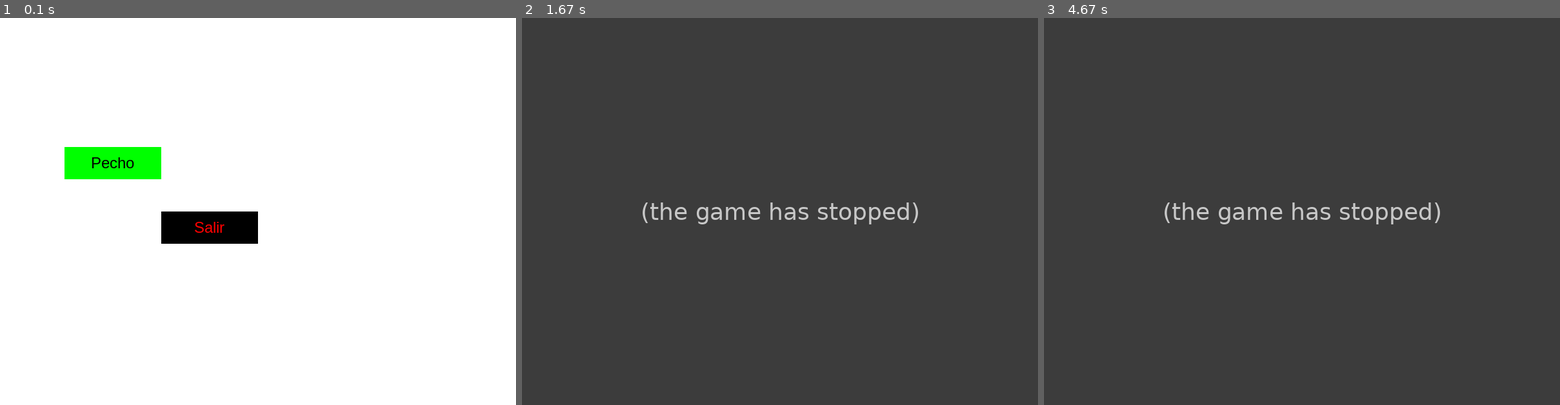
Above: before the commit, frames 1-3 (left to right).
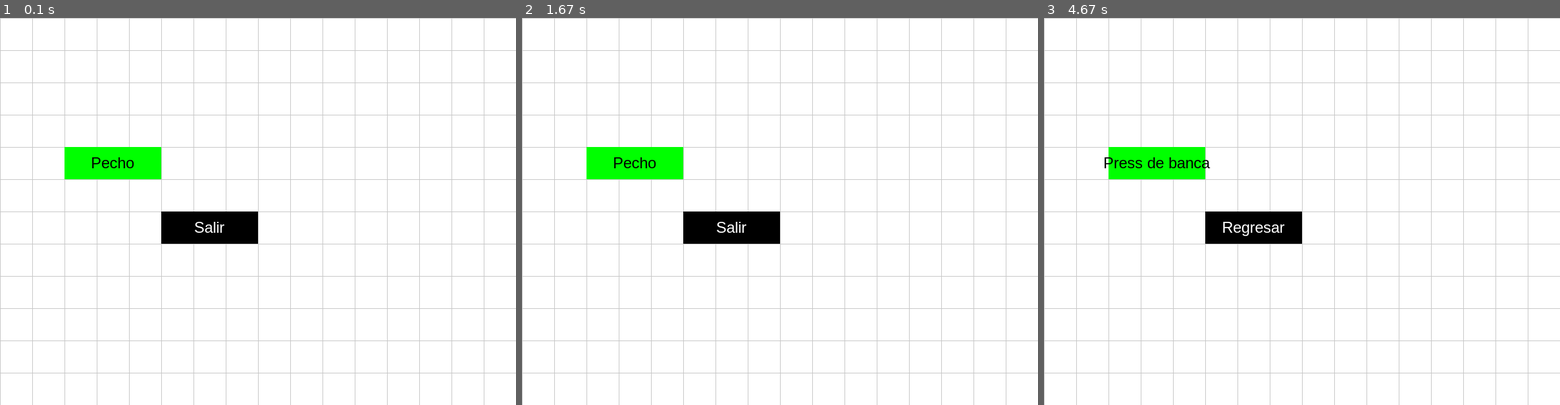
Above: after the commit, the same moments.

Repository: fetex/APP-WORKOUT---PYGAME
Game: pygame game, started from main.py
Same seed, same stepped clock (60 frames per second), same inputs: the game is played once before the commit and once after it.
Inputs (mouse positions are in pixels of both pictures, inside the frame that each line leads up to):
- Up to frame 1 (0.1 s): no input
- Up to frame 2 (1.67 s): click (780, 211) at 0.38 s; click "Pecho" at 0.72 s; click "Regresar" at 1.05 s
- Up to frame 3 (4.67 s): click "Pecho" at 1.88 s; click "Regresar" at 2.72 s; click (1136, 161) at 4.55 s

The runs differ from the first frame. In frame 1, 3.9% of the frame differs, in the area x 0-100%, y 0-100%; in frame 2, 100%; in frame 3, 100%.
Before the commit the program exited at 0.4 s; later frames show no game.

Commit message:
add grid and change of view

Diff:
--- a/main.py
+++ b/main.py
@@ -14,10 +14,14 @@
 GREEN = (0, 255, 0)
 GREEN_BLACK = (0, 200, 0)
 RED = (255, 0, 0)
+GRAY = (200, 200, 200)
+
 
 #Size window
 WIDTH = 800
 HEIGHT = 600
+
+SIZE_CELL = 50
 
 # Crear ventana
 window = pygame.display.set_mode((WIDTH, HEIGHT))
@@ -27,46 +31,85 @@
 fuente_titulo = pygame.font.SysFont('Arial', 36)
 fuente_texto = pygame.font.SysFont('Arial', 24)
 
+
+
 # Funcion para crear boton
 def draw_button(x, y, width, height, color, text, text_color):
     pygame.draw.rect(window, color, (x, y, width, height))
     text_button = fuente_texto.render(text, True, text_color)
     window.blit(text_button, (x + (width - text_button.get_width()) // 2, y + (height - text_button.get_height()) // 2)) ## Centro el texto en el boton
 
+
+def draw_grid():
+    # lINEAS HORIZONTALES
+    for y in range (0, HEIGHT, SIZE_CELL):
+        pygame.draw.line(window, GRAY, (0, y), (WIDTH, y))
+
+    # LINEAS VERTICALES
+    for x in range (0, WIDTH, SIZE_CELL):
+        pygame.draw.line(window, GRAY, (x, 0), (x, HEIGHT))
+# Funcion para mostrar menu
+
+def show_menu():
+    window.fill(WHITE)
+    draw_grid()
+    draw_button(100, 200, 150, 50, GREEN, 'Pecho', BLACK)
+    draw_button(250, 300, 150, 50, BLACK, 'Salir', WHITE)
+    pygame.display.update()
+
+
+# Vista pecho
+def show_chest():
+    window.fill(WHITE)
+    draw_grid()
+    draw_button(100, 200, 150, 50, GREEN, 'Press de banca', BLACK)
+    draw_button(250, 300, 150, 50, BLACK, 'Regresar', WHITE)
+    pygame.display.update()
+
+
 # Bucle principal de la aplicación
-
+view = 'menu'
 running = True
 while running:
-    window.fill(WHITE)
+
+
+
+    #Definir vista
+    if view == 'menu':
+        show_menu()
+    elif view == 'chest':
+        show_chest()
 
     #Obtener posicion mouse
     mouse_pos = pygame.mouse.get_pos()
 
+    # print(mouse_pos)
+    # print(view)
+
     #Efecto hover boton
-    if 100 <= mouse_pos[0] <= 250 and 100 <= mouse_pos[1] <= 250:
+    if 100 <= mouse_pos[0] <= 250 and 200 <= mouse_pos[1] <= 250:
         color_buttom = GREEN_BLACK
     else:
         color_buttom = GREEN
-
-    #Dibujar botones
-    draw_button(100, 200, 150, 50, color_buttom, 'Pecho', BLACK) #Boton pecho
-    draw_button(250, 300, 150, 50, BLACK, 'Salir', RED) #Boton salir
 
     #Obtener eventos
     for event in pygame.event.get():
         if event.type == pygame.QUIT:
             running = False
 
-        # Detectar click en boton rutina pecho
+        # Detectar click en boton
         if event.type == pygame.MOUSEBUTTONDOWN:
-            if 100 <= mouse_pos[0] <= 250 and 200 <= mouse_pos[1] <= 250:
-                print('Click en boton pecho')
 
-            if 250 <= mouse_pos[0] <= 400 and 300 <= mouse_pos[1] <= 350:
-                running = False
+          if view == 'menu':
+              if 100 <= mouse_pos[0] <= 250 and 200 <= mouse_pos[1] <= 250:
+                  view = 'chest'
+              elif 250 <= mouse_pos[0] <= 250 and 300 <= mouse_pos[1] <= 350:
+                  running = False
 
-    #Actualizar pantalla
-    pygame.display.update()
+          elif view == 'chest':
+              if 250 <= mouse_pos[0] <= 400 and 300 <= mouse_pos[1] <= 350: #Condicion para regresar al menu boton regresar
+                  view = 'menu'
+
 
 
 
@@ -104,21 +147,7 @@
 #     pygame.display.update()
 #     time.sleep(2)
 
-# # Bucle principal de la aplicación
-# ejecutando = True
-# while ejecutando:
-    # mostrar_menu_partes_cuerpo()
 
-    # for evento in pygame.event.get():
-    #     if evento.type == pygame.QUIT:
-    #         ejecutando = False
-    #     elif evento.type == pygame.KEYDOWN:
-    #         if evento.key == pygame.K_1:
-    #             iniciar_ejercicio('Pecho', 3, 10)
-    #         elif evento.key == pygame.K_2:
-    #             iniciar_ejercicio('Piernas', 4, 12)
-    #         elif evento.key == pygame.K_3:
-    #             iniciar_ejercicio('Espalda', 3, 8)
 
 pygame.quit()
 sys.exit()
